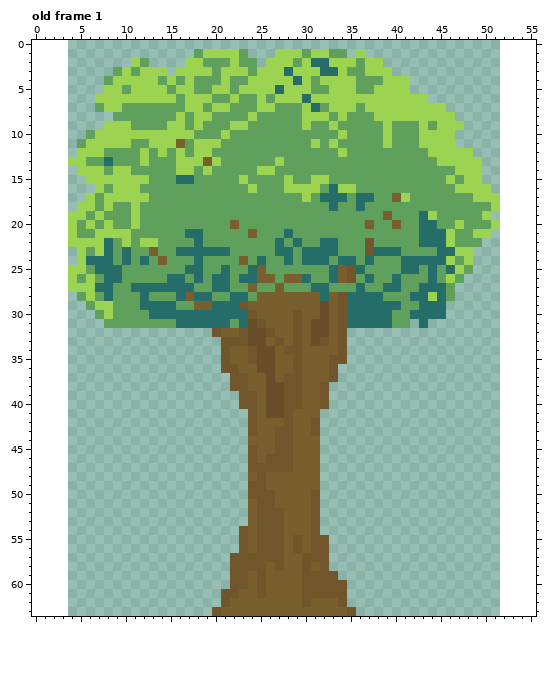
Two states of a pixel-art file, Assets/Sprites/tree.aseprite. Above, as it was before the edit.
48x64 pixels, 1 frame. Shown: old frame 1. The old version is drawn lined up with the new one, on the new canvas. The commit also changed other frames, which this record leaves out.
Once edited:
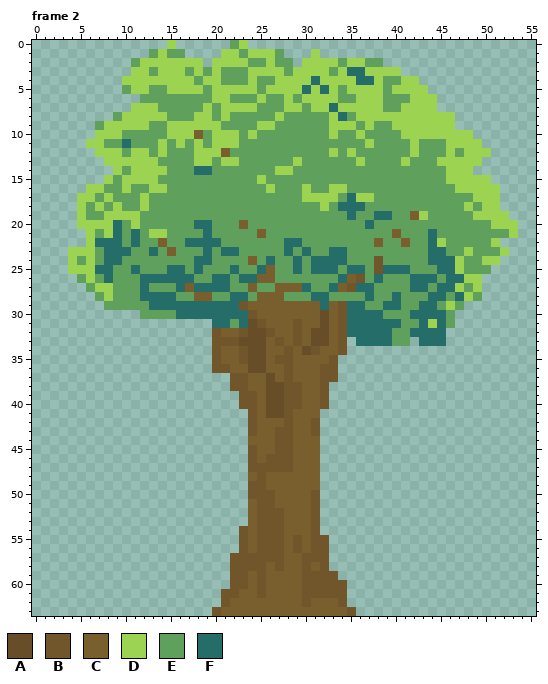
Palette (. is transparent): A #684e28  B #71562b  C #795e2e  D #9cd351  E #60a05d  F #246d69
A new or re-ordered frame is compared with the old frame closest to it.
Diff:
canvas 48x64 -> 56x64, the old top-left corner now at 4,0
frames 1 -> 9
Frame 2 is new; against old frame 1:
y 0: x 15 . -> D; x 22..23 .. -> ED
y 1: x 13..16 .... -> EDEE; x 18..20 EDD -> ...; x 24..30 ...DDDE -> DDDE...; x 32..34 DEE -> ...; x 36 D -> .
y 2: x 11..16 DE.... -> EDDDDD; x 19..21 EEE -> .DD; x 23 E -> D; x 25 . -> E; x 27..29 DDE -> EE.; x 31..32 FF -> DD; x 34 D -> E; x 36..38 EDD -> DEE
y 3: x 9..11 EDE -> ..D; x 13 D -> E; x 15 . -> D; x 17 D -> E; x 19..24 DEDDDE -> EDEEED; x 28 F -> E; x 32..33 FF -> DE; x 35..36 EE -> FF; x 40 . -> D
y 4: x 8..9 ED -> ..; x 14 E -> D; x 16 E -> D; x 19..21 EED -> DDE; x 25..26 DD -> EE; x 29 F -> D; x 31 E -> F; x 36..40 EEEDD -> FFDEE; x 42 . -> D
y 5: x 8..9 DD -> ..; x 13..15 DDE -> EED; x 18 E -> D; x 22 E -> D; x 25 D -> E; x 27 F -> D; x 30..32 DEE -> FDF; x 34 D -> E; x 36..37 EE -> DD; x 39 D -> E; x 42..43 .. -> DD
y 6: x 7..15 DDDDDDDDD -> .....EEEE; x 17..22 DDDEED -> EEEDDE; x 27 D -> E; x 29..30 DF -> ED; x 34..35 DD -> EE; x 39..41 DDD -> EEE; x 44 . -> D
y 7: x 7..13 EDDEEEE -> ....DDD; x 17..20 DDED -> EEDE; x 22..26 EEEDD -> DDDEE; x 28..33 EEDFED -> DDEDDF; x 36 E -> D; x 39..40 DD -> EE; x 45 D -> .
y 8: x 10..14 EEEEE -> DDDDD; x 16 D -> E; x 21 E -> D; x 24 D -> E; x 27 E -> D; x 30..34 DDDED -> EEEDF; x 36..37 EE -> DD
y 9: x 7 . -> E; x 11..12 EE -> DD; x 17 E -> D; x 19..20 EE -> DD; x 22..23 DD -> EE; x 25..26 EE -> DD; x 30 D -> E; x 34..35 EE -> DD; x 37 E -> D; x 39..42 DEEE -> EDDD; x 44 E -> D; x 47 D -> .
y 10: x 6 E -> .; x 10..14 DDDDD -> EEEEE; x 18 E -> C; x 20 E -> D; x 22 E -> D; x 24 E -> D; x 33..34 ED -> DE; x 36 E -> D; x 39 D -> E; x 41..42 EE -> DD; x 47..48 .. -> DD
y 11: x 5 E -> .; x 8..10 DDD -> EEF; x 13 D -> E; x 15..16 DC -> ED; x 19 D -> E; x 21..22 EE -> DD; x 31 D -> E; x 33 D -> E; x 37 E -> D; x 39 D -> E; x 42..45 EDDD -> DEEE; x 47..49 ... -> DDD
y 12: x 5..6 DD -> ..; x 8..9 EE -> DD; x 11 E -> D; x 16 D -> E; x 20..21 EE -> DC; x 33..35 EDE -> DED; x 42 E -> D; x 44..45 DD -> EE; x 47 D -> E; x 49..50 .. -> DD
y 13: x 4..11 DDEEFEEE -> ....DDDD; x 13 E -> D; x 16..17 DD -> EE; x 19..22 CDEE -> DEDD; x 27 D -> E; x 29 E -> D; x 36 E -> D; x 41 E -> D
y 14: x 5..8 DDDE -> ....; x 10..14 DEEEE -> EDDDD; x 16..19 DDED -> EEFF; x 25..28 DDEE -> EEDD; x 46 E -> D; x 49 D -> .
y 15: x 6..7 DD -> ..; x 9 D -> E; x 13 E -> D; x 16..17 FF -> EE; x 23 D -> E; x 25 E -> D; x 28 D -> E; x 31..32 DD -> EE; x 47 E -> D; x 50 . -> D
y 16: x 6 . -> D; x 9 D -> E; x 11 D -> E; x 13..14 EE -> DD; x 24 D -> E; x 26 E -> D; x 28..29 DD -> EE; x 31 D -> E; x 33 F -> D; x 35 D -> E; x 51 . -> D
y 17: x 5 . -> D; x 9..11 DDD -> EEE; x 31..37 EFFFEFF -> DDDEFDD; x 40..41 CD -> EE
y 18: x 6..9 DEDE -> EDED; x 11..12 DE -> ED; x 32..35 EFEE -> DEFF; x 48 E -> D; x 50 E -> D
y 19: x 4 D -> .; x 7..10 DEEE -> EDDD; x 35 E -> F; x 38..39 EC -> FF; x 42..44 EFD -> CDE; x 49 E -> D; x 51..52 .. -> DD
y 20: x 4..5 DE -> .D; x 7 E -> D; x 9 E -> F; x 18..19 EE -> FF; x 22..23 CE -> EC; x 37 C -> F; x 40 C -> E; x 43..44 FF -> EE; x 47 D -> E; x 52..53 .. -> DD
y 21: x 4..7 DEED -> ..DE; x 9..11 DDE -> FEF; x 13..14 EE -> DD; x 17..19 FFE -> EEF; x 24..25 CE -> EC; x 28 F -> E; x 40 E -> C; x 43 F -> E; x 45..46 FD -> EE; x 49..53 DD... -> EEEED
y 22: x 4..5 DD -> ..; x 7 D -> F; x 9..14 EDEDDE -> FEFEEC; x 17 E -> F; x 19..20 EE -> FF; x 27..28 FE -> EF; x 32..33 FF -> EE; x 37..38 BE -> EC; x 41 E -> C; x 43 F -> E; x 45..46 FD -> DE; x 50..51 .. -> ED
y 23: x 4 . -> D; x 6..7 ED -> DE; x 9 E -> F; x 13 C -> F; x 15..18 EFFF -> CEEE; x 20 F -> E; x 22 E -> F; x 27 F -> E; x 31..32 FF -> EE; x 34 E -> F; x 37..40 BFFF -> EEEE; x 44 E -> F; x 46..47 FD -> EE; x 49..52 .... -> EEED
y 24: x 4..7 .DFF -> DEDE; x 9..10 EF -> FE; x 12 F -> E; x 14 C -> E; x 19 E -> F; x 23..26 CEFE -> ECEF; x 28..30 FEF -> EFE; x 33 E -> F; x 35 F -> E; x 37..38 FE -> EB; x 41..43 FFF -> EEE; x 46..51 DED... -> FDEEDD
y 25: x 6 E -> D; x 9 F -> E; x 11 E -> F; x 15..17 EEF -> FFE; x 21..22 FE -> EF; x 24..26 FCE -> EFC; x 29 E -> F; x 31..32 EE -> FF; x 34..35 CB -> EF; x 38..40 EEE -> BFF; x 42 F -> E; x 44..45 FE -> EF; x 49..50 .. -> EE
y 26: x 4 D -> .; x 9 F -> E; x 12..14 EEE -> FFF; x 17..18 EF -> FE; x 28..30 CCF -> EEE; x 33..38 FCBEFE -> EFCBEF; x 40 F -> E; x 42..43 EE -> FF; x 46..49 DE.. -> FFDD
y 27: x 4..8 DDDFF -> ..EDD; x 11 F -> E; x 13..15 FFF -> EEE; x 17..19 FEE -> CFF; x 28..35 EEEFFEEE -> CCFEEFCB; x 37 E -> F; x 39..40 FF -> EE; x 42 E -> F; x 44 F -> E; x 46..49 E... -> FDED
y 28: x 5..6 ED -> ..; x 8 F -> D; x 13..19 EEEFCFF -> FFFEECC; x 28..31 CCCC -> EEEF; x 33..36 CBFF -> EEEE; x 38 F -> E; x 40 E -> F; x 42..44 FFD -> EEF; x 47..49 ... -> FDE
y 29: x 6..8 EDD -> ..E; x 12 F -> E; x 16..19 EECC -> FFFF; x 32 A -> F; x 37..38 FF -> EE; x 45..47 F.. -> EDE
y 30: x 7..11 EDEEE -> .....; x 13..15 FFF -> EEE; x 29 B -> C; x 39 F -> E; x 46 . -> E
y 31: x 8..19 EEEEEEEEFFFF -> ............; x 31 A -> C; x 40 E -> F; x 42 . -> E; x 44..46 ... -> DFE
y 32: x 35..45 ........... -> FFFFFEEFFFF
y 33: x 20 . -> B; x 23 B -> A; x 32 B -> A; x 36..41 ...... -> FFFFEE; x 43..45 ... -> FFF
y 34: x 20..21 .B -> BC; x 23..24 CB -> BA; x 26 A -> C; x 29..31 BCC -> CAB
y 35: x 20..21 .B -> BC; x 23..24 CB -> BA; x 26..29 ACCB -> CBBC; x 34 B -> .
y 36: x 20 . -> B; x 22 B -> C; x 24 C -> A; x 26 A -> C; x 28..29 CB -> BC; x 32 C -> B
y 37: x 29 B -> C; x 32 C -> B
Changed places in both pictures, as pixel boxes (x1, y1, x2, y2):
changed: (68, 40, 518, 382)
